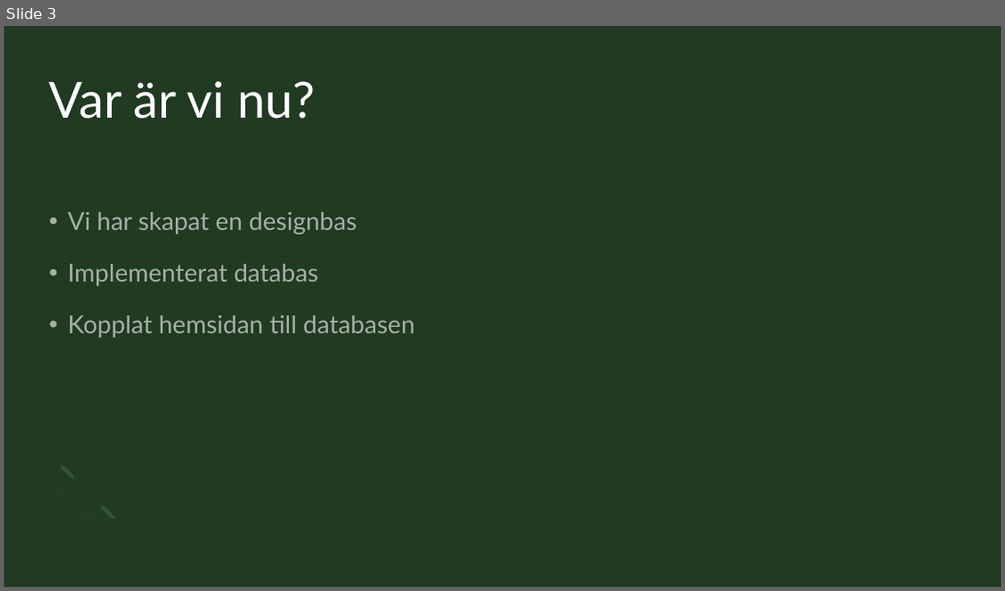
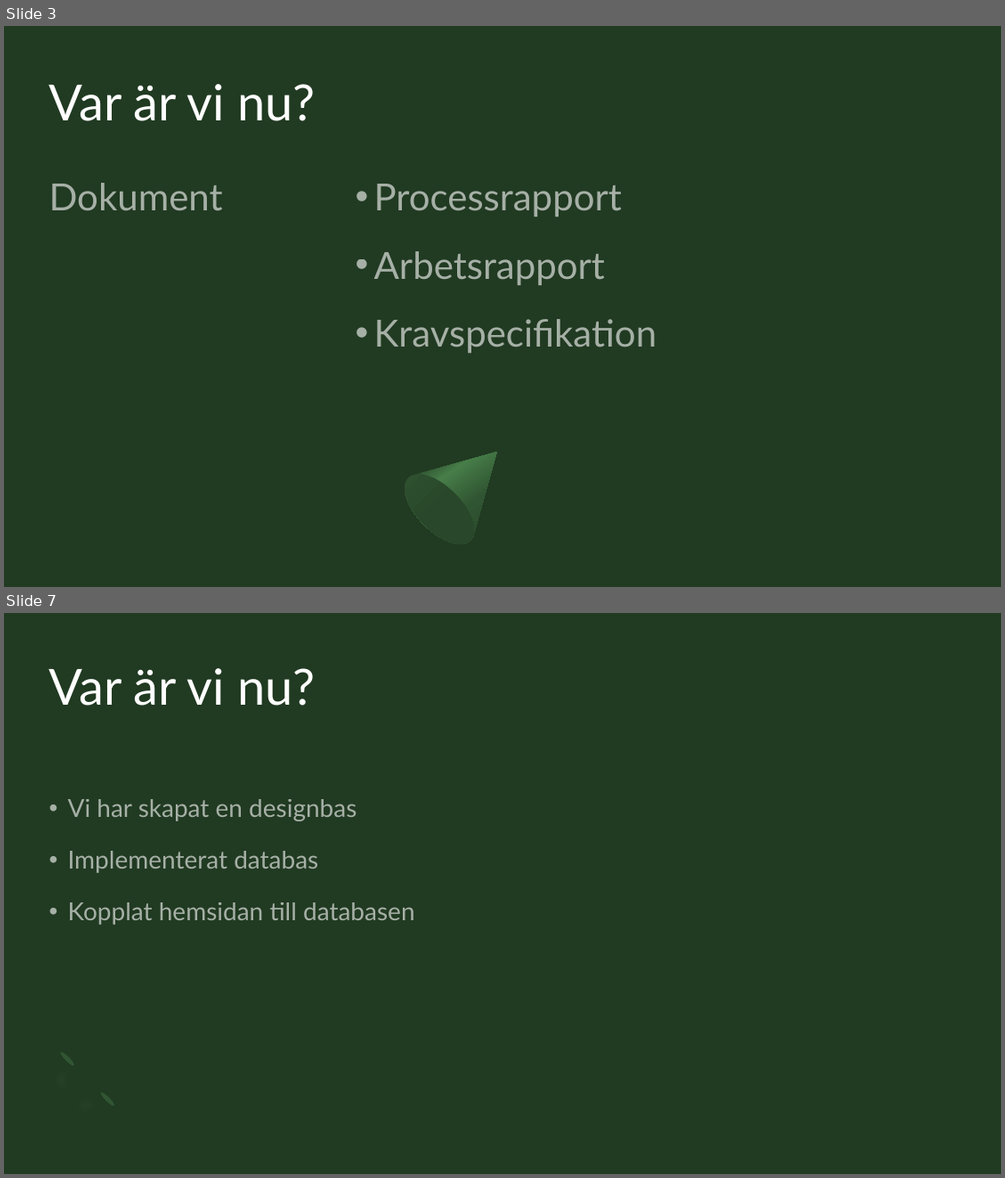
Before and after one commit to Sjofil/HASAB-IDA3, a slide deck: Delredovisning/Sustainable Forms presentation.pptx. Shown one above the other, each under a label of ours: slide 3 before the commit, slides 3 and 7 after it; the slides between them are not shown. The pictures are 1005x591 and 1005x1178 pixels, drawn with LibreOffice and Linux fonts; fonts in the diff are those of the drawing. Boxes give left, top, right and bottom in pixels: in the first picture for what was removed or moved away, otherwise in the second. Text is boxed around its words. In the diff, an @@ line names an element or a change of style, - is before the commit and + after.

```diff
--- a/Delredovisning/Sustainable Forms presentation.pptx
+++ b/Delredovisning/Sustainable Forms presentation.pptx
@@ slide 3 added at (x1=4, y1=26, x2=1001, y2=587), background #213A22 @@
@@ title added at (x1=49, y1=84, x2=315, y2=121), 48 pt, text #FFFFFF @@
+Var är vi nu?
@@ text added at (x1=49, y1=183, x2=223, y2=210), 36 pt, text #FFFFFF at 60% opacity @@
+Dokument
@@ text added at (x1=374, y1=184, x2=657, y2=353), 36 pt, text #FFFFFF at 60% opacity @@
+• Processrapport
+• Arbetsrapport
+• Kravspecifikation
@@ freeform shape added at (x1=392, y1=420, x2=528, y2=556), fill gradient #305532 to #477D49 to #213A22 @@
@@ ellipse added at (x1=393, y1=462, x2=486, y2=556), fill gradient #29472A to #305532 @@
@@ what was slide 3 is now slide 7 @@
```
Also in this commit, not shown: 2 slides changed, 5 other slides added.
